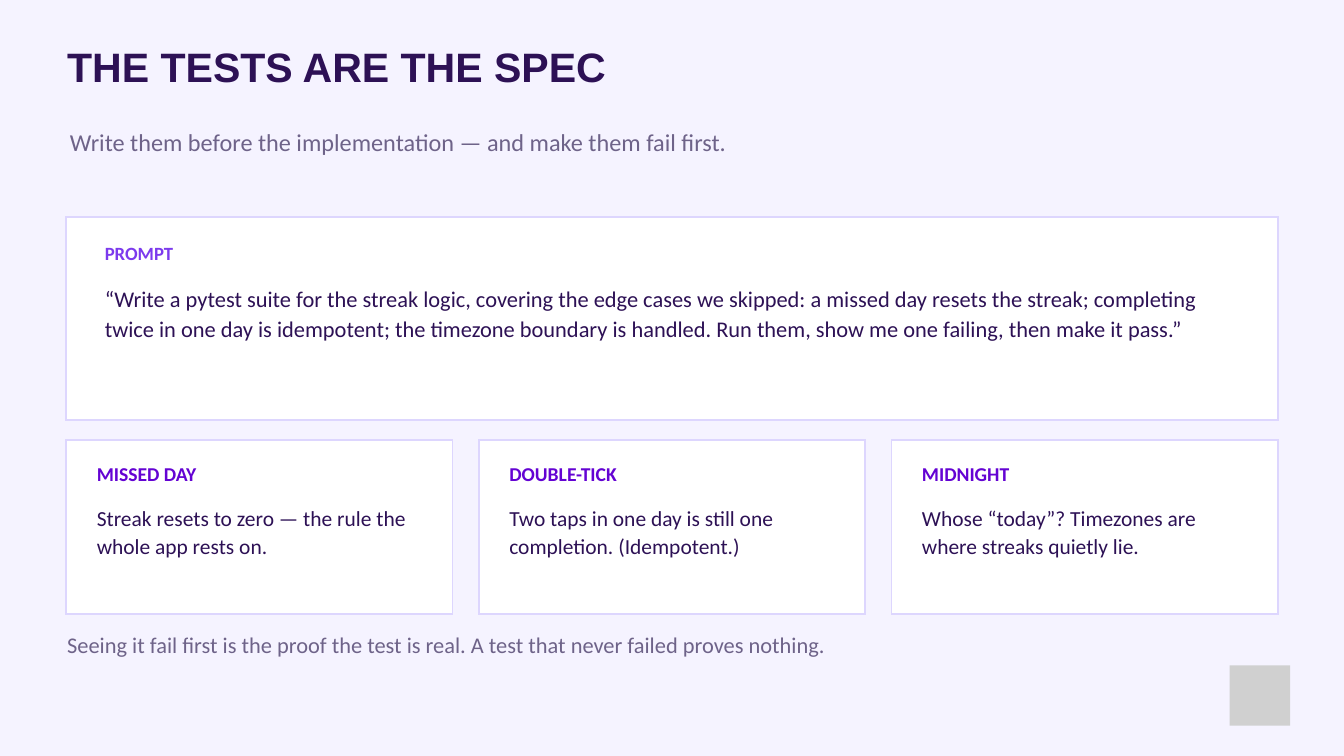
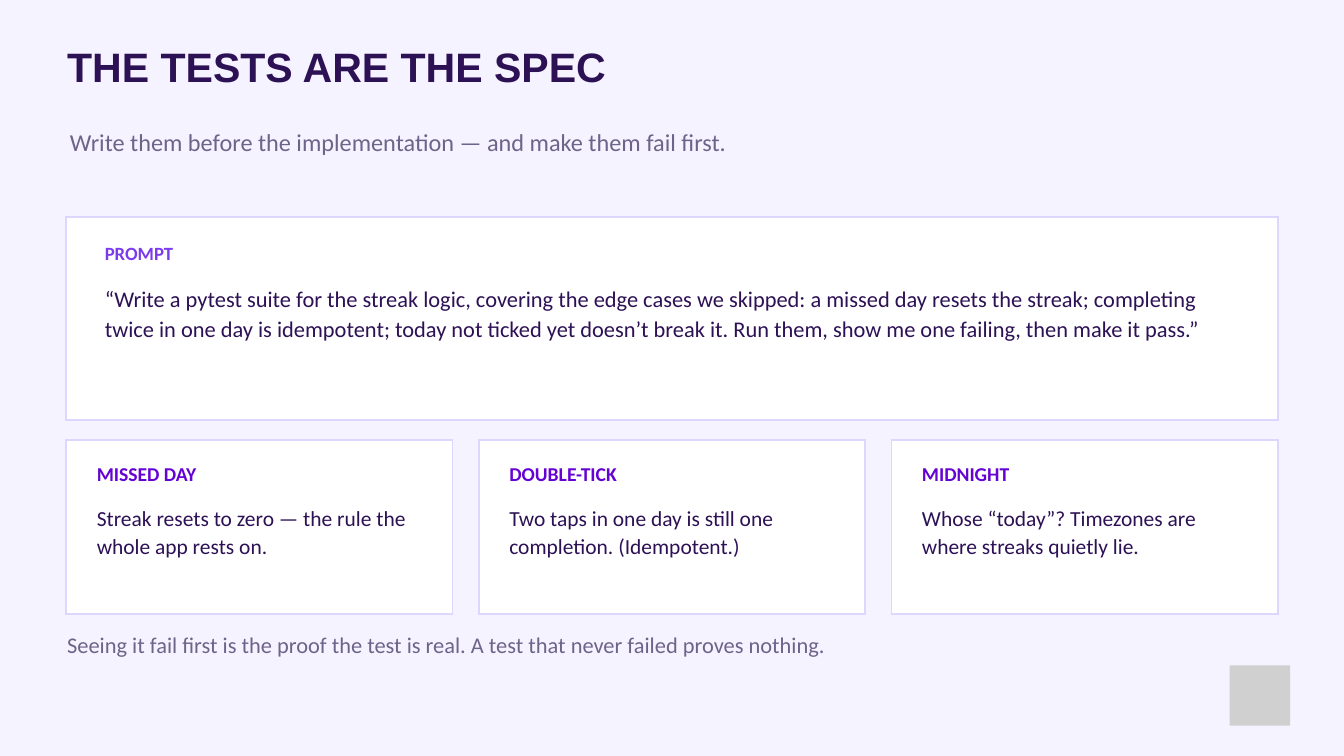
Before and after one commit to paulkeen/tca-habits, a slide deck: slide 60 of docs/Master_Back in the Code.pptx. Drawn at 1344x756 pixels with LibreOffice and Linux fonts; fonts in the diff are those of the drawing; grey boxes stand for pictures. Boxes give left, top, right and bottom in pixels: in the first picture for what was removed or moved away, otherwise in the second. Text is boxed around its words. In the diff, an @@ line names an element or a change of style, - is before the commit and + after.

```diff
--- a/docs/Master_Back in the Code.pptx
+++ b/docs/Master_Back in the Code.pptx
@@ text at [105,291,1198,341]: text changed @@
-“Write a pytest suite for the streak logic, covering the edge cases we skipped: a missed day resets the streak; completing twice in one day is idempotent; the timezone boundary is handled. Run them, show me one failing, then make it pass.”
+“Write a pytest suite for the streak logic, covering the edge cases we skipped: a missed day resets the streak; completing twice in one day is idempotent; today not ticked yet doesn’t break it. Run them, show me one failing, then make it pass.”
```
Also in this commit, not shown: 5 other slides changed, 1 slide added, 1 slide removed, 2 other files.
